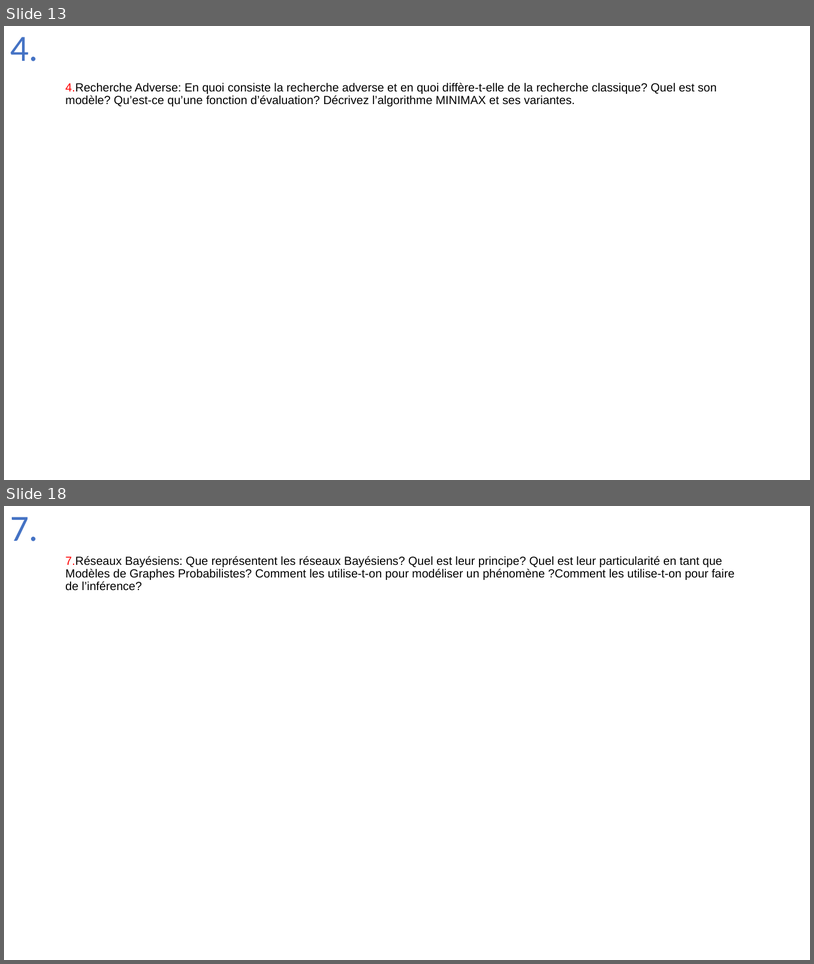
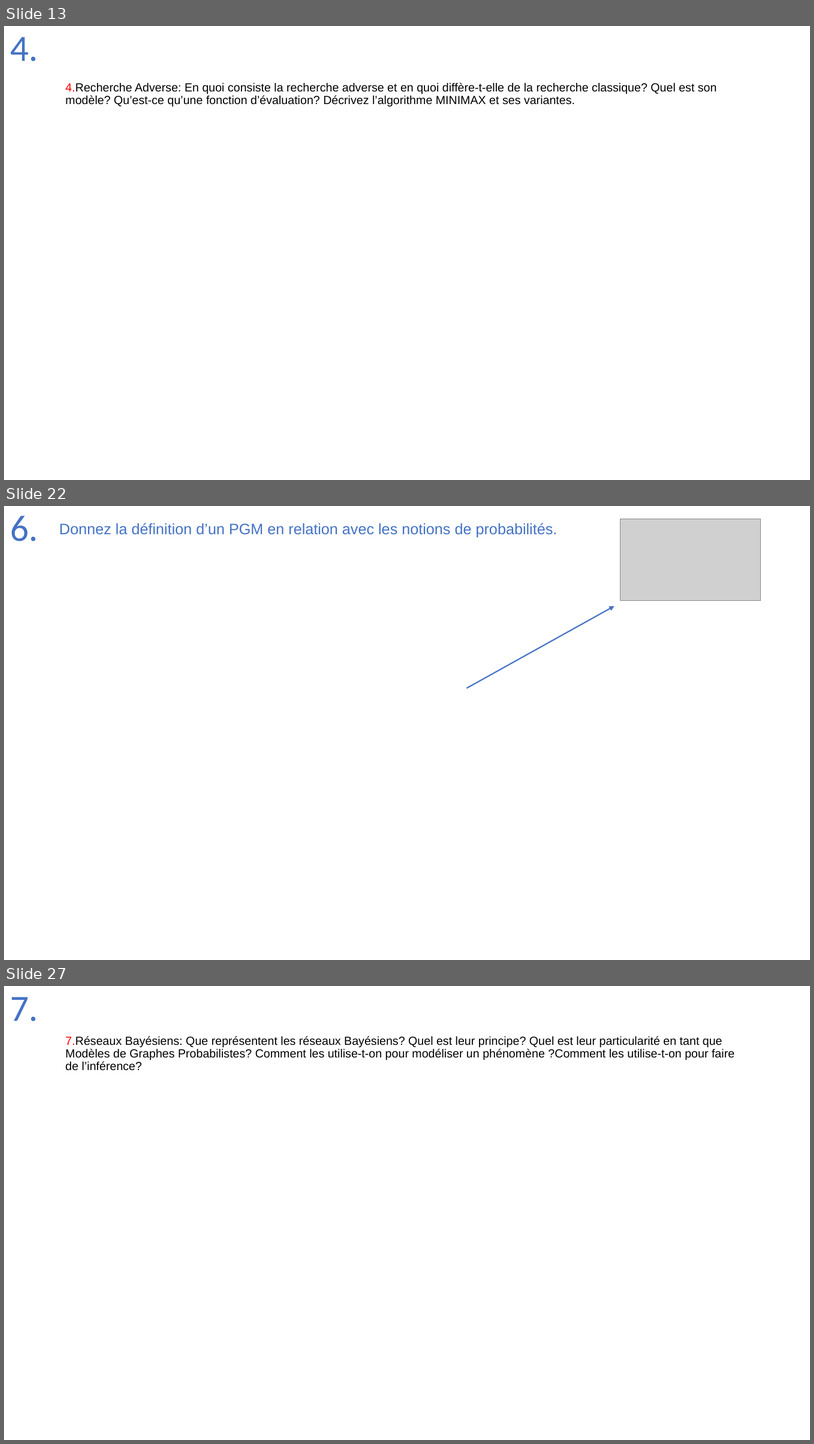
Before and after one commit to Joao-Quinta/Uni3eme, a slide deck: intelligenceArtificielle/Intelligence_artificielle_exam.pptx. Shown one above the other, each under a label of ours: slides 13 and 18 before the commit, slides 13, 22 and 27 after it; the slides between them are not shown. The pictures are 814x964 and 814x1444 pixels, drawn with LibreOffice and Linux fonts; fonts in the diff are those of the drawing; grey boxes stand for pictures. Boxes give left, top, right and bottom in pixels: in the first picture for what was removed or moved away, otherwise in the second. Text is boxed around its words. In the diff, an @@ line names an element or a change of style, - is before the commit and + after.

```diff
--- a/intelligenceArtificielle/Intelligence_artificielle_exam.pptx
+++ b/intelligenceArtificielle/Intelligence_artificielle_exam.pptx
@@ slide 22 added at (4,506,810,960), background #FFFFFF @@
@@ title added at (10,516,38,541), 44 pt, text #4472C4 @@
+6.
@@ text added at (59,523,558,538), 18 pt, text #4472C4 @@
+Donnez la définition d’un PGM en relation avec les notions de probabilités.
@@ picture added at (620,519,761,600) @@
@@ arrow added from (467, 688) to (615, 606), #4472C4 1.5 pt @@
@@ what was slide 18 is now slide 27 @@
```
Also in this commit, not shown: 4 slides changed, 8 other slides added.
